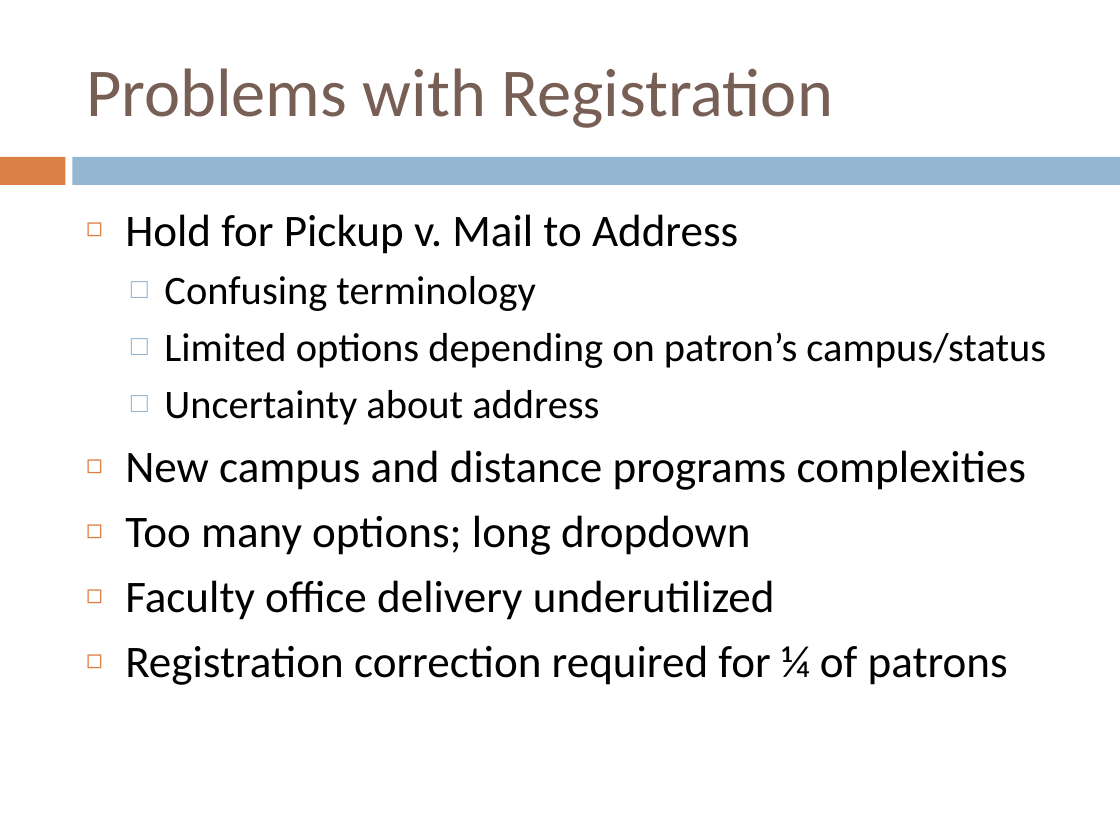
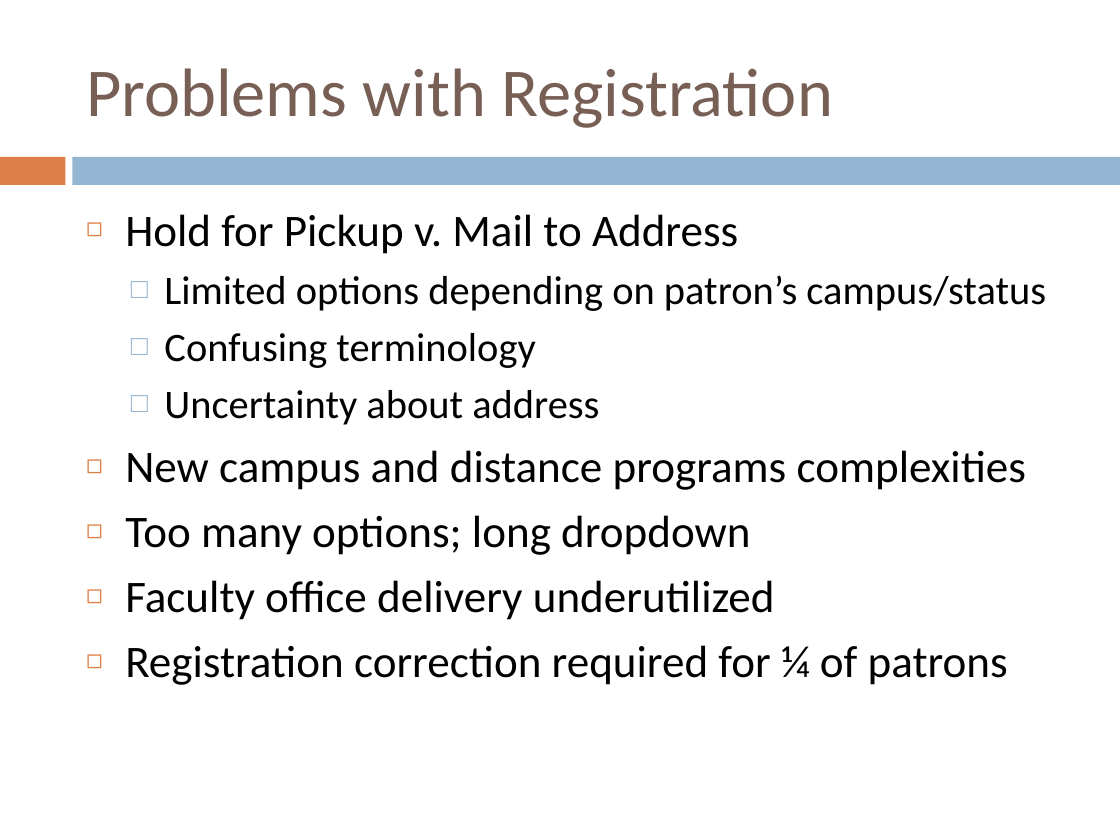
Before and after one commit to mjabaily/ILL, a slide deck: slide 3 of Streamlining Service for Distance Education Library Users.pptx. Drawn at 1120x840 pixels with LibreOffice and Linux fonts; fonts in the diff are those of the drawing. Boxes give left, top, right and bottom in pixels: in the first picture for what was removed or moved away, otherwise in the second. Text is boxed around its words. In the diff, an @@ line names an element or a change of style, - is before the commit and + after.

```diff
--- a/Streamlining Service for Distance Education Library Users.pptx
+++ b/Streamlining Service for Distance Education Library Users.pptx
@@ text at [164, 275, 1046, 311]: paragraph added @@
+  □ Limited options depending on patron’s campus/status
@@ text at [164, 332, 1046, 368]: paragraph removed @@
-  □ Limited options depending on patron’s campus/status
```
Also in this commit, not shown: 5 other slides changed.
